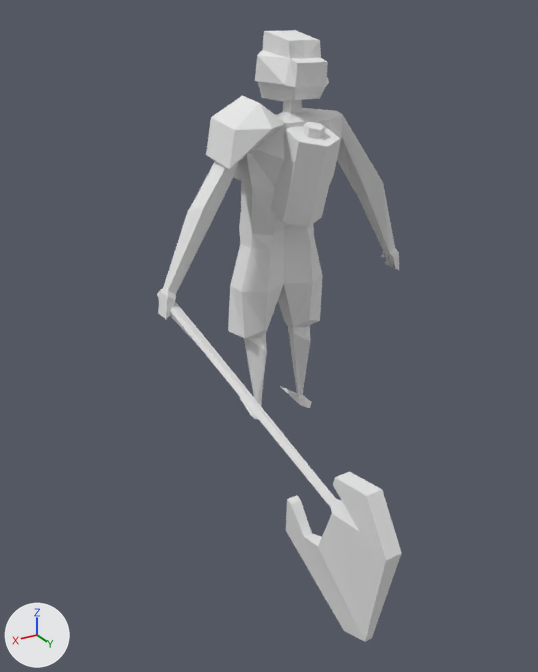
Two versions of the Blender file models/working_art/player.blend, one commit apart.
Both versions are drawn from a 50 mm camera at (1.98, 3.21, 2.07) aimed at (0.43, 0.63, 0.78). The lights are fixed; the arrows at lower left show +X, +Y and +Z.

The scene before the commit, as lines of its bpy script (objects in view):
```python
me_cylinder = bpy.data.meshes.new('Cylinder')
me_cylinder.from_pydata(...)  # 272 vertices, 289 faces; spans x -0.71..0.71, y -0.19..0.35, z -0.11..1.87
me_cylinder.materials.append(mat_uv)  # white #e7e7e7
me_cylinder_001 = bpy.data.meshes.new('Cylinder.001')
me_cylinder_001.from_pydata(...)  # 41 vertices, 49 faces; spans x -4.2..9.2, y -0.6..0.6, z -0.8..32.8
me_cylinder_001.materials.append(mat_uv_1)  # its picture is missing
me_cylinder_002 = bpy.data.meshes.new('Cylinder.002')
me_cylinder_002.from_pydata(...)  # 30 vertices, 26 faces; spans x -1.27..0.78, y -1.87..1.05, z -3.19..0.98
me_cylinder_002.materials.append(mat_uv_001)  # its picture is missing
ob_axe = bpy.data.objects.new('axe', me_cylinder_001)
ob_axe.location = (0.67, 0.054, 0.82)
ob_axe.rotation_euler = (-0.103, 1.805, 1.473)  # degrees (-5.9, 103, 84)
ob_axe.scale = (0.0536, 0.0536, 0.0536)
ob_battery = bpy.data.objects.new('battery', me_cylinder_002)
ob_battery.location = (0.057, 0.341, 1.51)
ob_battery.rotation_euler = (-0.093, 0.00112, -0.0132)  # degrees (-5.3, 0.1, -0.8)
ob_battery.scale = (0.113, 0.113, 0.113)
ob_player = bpy.data.objects.new('player', me_cylinder)
ob_player.location = (0.0, 0.0, 0.133)
```
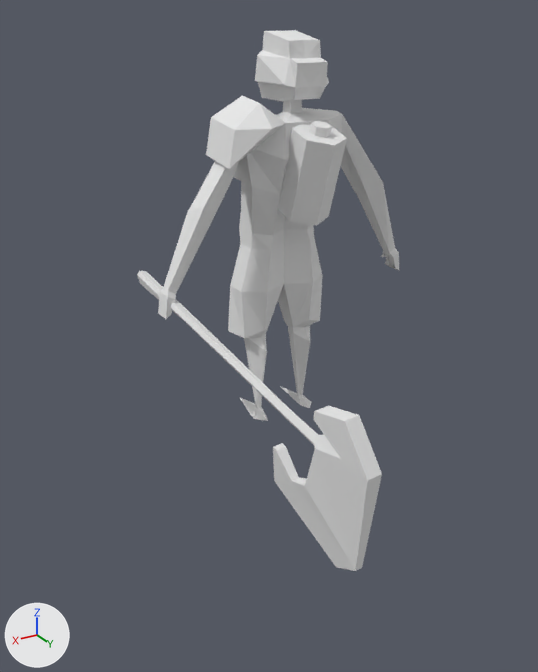
Where the newer file only moved an object's origin or applied its transform, the numbers keep the older frame.

What differs and where, as boxes (x1, y1, x2, y2) in the pictures (538 x 672 px):
'axe', reshaped (15% shorter): before (157, 290, 402, 642); after (137, 271, 382, 571)
'battery', moved, turned, rescaled: before (271, 122, 340, 226); after (278, 121, 347, 226)

Diff of the bpy script that builds the scene:
```diff
--- a/models/working_art/player.blend.py
+++ b/models/working_art/player.blend.py
@@ me_cylinder_001 @@
 me_cylinder_001.from_pydata(...)  # 41 vertices, 49 faces; spans x -4.2..9.2, y -0.6..0.6, z -0.8..32.8
 # used by ob_axe; location = (0.67, 0.054, 0.82); rotation_euler = (-0.103, 1.805, 1.473), in degrees (-5.9, 103, 84); scale = (0.0536, 0.0536, 0.0536)
+# me_cylinder_001 part 1: the whole mesh is multiplied about its middle by the matrix ((0.998, -0.016, -0.065), (0.019, 0.999, 0.049), (0.064, -0.05, 0.997)), then moved by (-1.0, 0.6, -4.0)
 me_cylinder_001.materials.append(mat_uv_1)
@@ ob_battery @@
 ob_battery = bpy.data.objects.new('battery', me_cylinder_002)
-ob_battery.location = (0.057, 0.341, 1.51)
-ob_battery.rotation_euler = (-0.093, 0.00112, -0.0132)  # degrees (-5.3, 0.1, -0.8)
-ob_battery.scale = (0.113, 0.113, 0.113)
+ob_battery.location = (-0.035, 0.352, 1.512)
+ob_battery.rotation_euler = (3.061, -0.046, -0.0142)  # degrees (175, -2.6, -0.8)
+ob_battery.scale = (-0.113, -0.113, -0.113)
```
